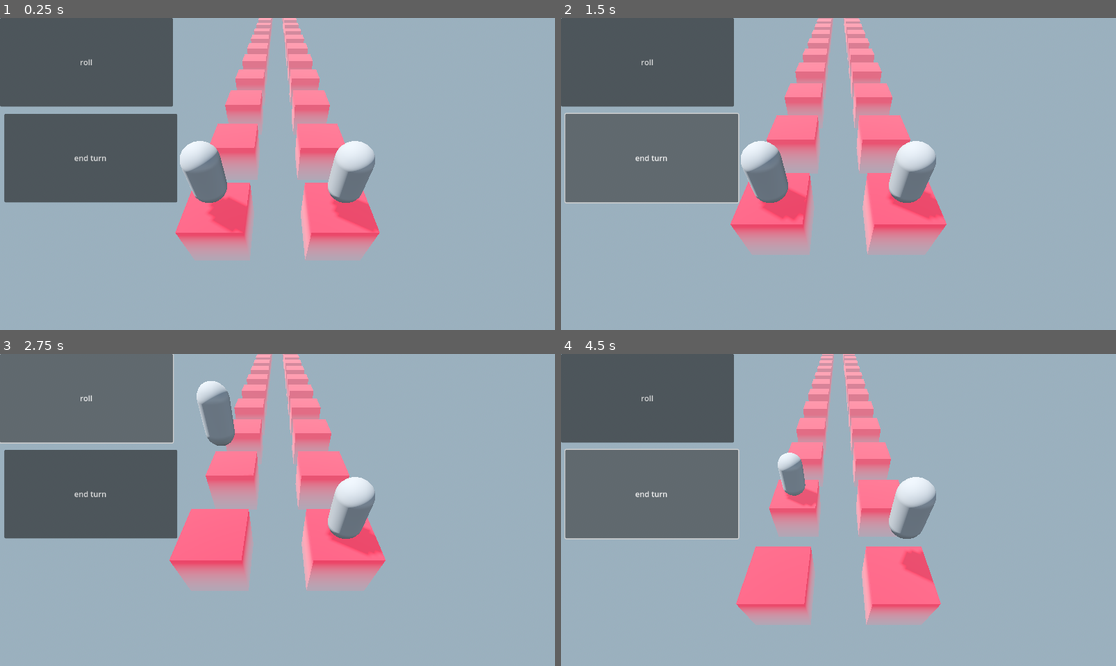
Above: before the commit, frames 1-4 (two rows, left to right).
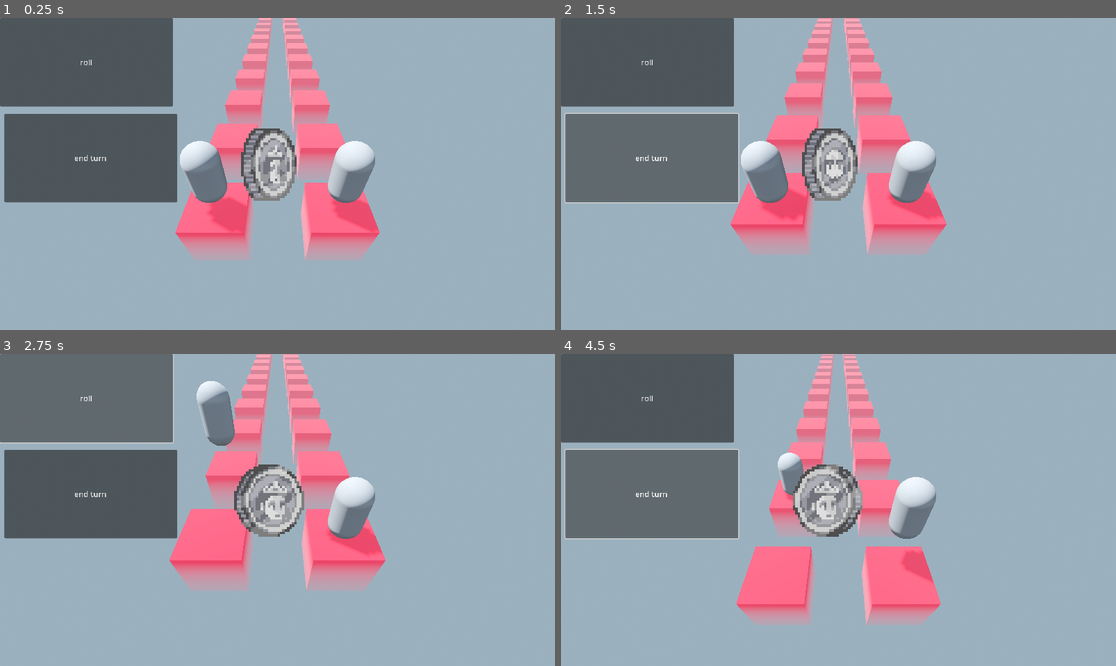
Above: after the commit, the same moments.

Repository: XpolioN2005/ramdon-race
Game: Godot game, scene res://scenes/root.tscn
Same seed, same stepped clock (60 frames per second), same inputs: the game is played once before the commit and once after it.
Inputs:
- Up to frame 1 (0.25 s): no input
- Up to frame 2 (1.5 s): click "roll" at 0.5 s; click "end turn" at 1.25 s
- Up to frame 3 (2.75 s): click "roll" at 2 s
- Up to frame 4 (4.5 s): click "end turn" at 2.75 s; click "roll" at 3.5 s; click "end turn" at 4.25 s

The runs differ from the first frame. In frame 1, 1.8% of the frame differs, in the area x 13-54%, y 13-59%; in frame 2, 1.8%; in frame 3, 2.1%; in frame 4, 2.2%, in the area x 13-55%, y 13-59%.

Commit message:
feat: Add animated silver coin asset and animation

Diff:
--- a/project.godot
+++ b/project.godot
@@ -26,5 +26,6 @@
 
 [rendering]
 
+textures/canvas_textures/default_texture_filter=3
 renderer/rendering_method="gl_compatibility"
 renderer/rendering_method.mobile="gl_compatibility"
--- a/scenes/root.tscn
+++ b/scenes/root.tscn
@@ -1,9 +1,10 @@
-[gd_scene load_steps=8 format=3 uid="uid://cnrsk1f1xwted"]
+[gd_scene load_steps=22 format=3 uid="uid://cnrsk1f1xwted"]
 
 [ext_resource type="PackedScene" uid="uid://bomtc57u6f6pj" path="res://scenes/player/player.tscn" id="1_j5px3"]
 [ext_resource type="Script" uid="uid://bw0lboq6cpcl3" path="res://scripts/root.gd" id="1_lrqlo"]
 [ext_resource type="Script" uid="uid://riwqyshax745" path="res://scripts/entity/entity.gd" id="2_twpsu"]
 [ext_resource type="PackedScene" uid="uid://hd832yv8jmxq" path="res://scenes/platform_spwaner.tscn" id="4_sqa0i"]
+[ext_resource type="Texture2D" uid="uid://csvy8cv013yle" path="res://assest/Coin_Silver/Coin_Silver-Sheet.png" id="5_jh1ax"]
 
 [sub_resource type="ProceduralSkyMaterial" id="ProceduralSkyMaterial_twpsu"]
 sky_horizon_color = Color(0.66224277, 0.6717428, 0.6867428, 1)
@@ -21,6 +22,98 @@
 fog_density = 0.05
 fog_height_density = 2.0
 adjustment_enabled = true
+
+[sub_resource type="AtlasTexture" id="AtlasTexture_kycxp"]
+atlas = ExtResource("5_jh1ax")
+region = Rect2(0, 0, 32, 32)
+
+[sub_resource type="AtlasTexture" id="AtlasTexture_j287u"]
+atlas = ExtResource("5_jh1ax")
+region = Rect2(32, 0, 32, 32)
+
+[sub_resource type="AtlasTexture" id="AtlasTexture_5sfjl"]
+atlas = ExtResource("5_jh1ax")
+region = Rect2(64, 0, 32, 32)
+
+[sub_resource type="AtlasTexture" id="AtlasTexture_3hfy5"]
+atlas = ExtResource("5_jh1ax")
+region = Rect2(96, 0, 32, 32)
+
+[sub_resource type="AtlasTexture" id="AtlasTexture_7pvxh"]
+atlas = ExtResource("5_jh1ax")
+region = Rect2(128, 0, 32, 32)
+
+[sub_resource type="AtlasTexture" id="AtlasTexture_y3xxt"]
+atlas = ExtResource("5_jh1ax")
+region = Rect2(160, 0, 32, 32)
+
+[sub_resource type="AtlasTexture" id="AtlasTexture_xsp7o"]
+atlas = ExtResource("5_jh1ax")
+region = Rect2(192, 0, 32, 32)
+
+[sub_resource type="AtlasTexture" id="AtlasTexture_l5cgh"]
+atlas = ExtResource("5_jh1ax")
+region = Rect2(224, 0, 32, 32)
+
+[sub_resource type="AtlasTexture" id="AtlasTexture_vgks2"]
+atlas = ExtResource("5_jh1ax")
+region = Rect2(256, 0, 32, 32)
+
+[sub_resource type="AtlasTexture" id="AtlasTexture_dylgi"]
+atlas = ExtResource("5_jh1ax")
+region = Rect2(288, 0, 32, 32)
+
+[sub_resource type="AtlasTexture" id="AtlasTexture_jrhyn"]
+atlas = ExtResource("5_jh1ax")
+region = Rect2(320, 0, 32, 32)
+
+[sub_resource type="AtlasTexture" id="AtlasTexture_log26"]
+atlas = ExtResource("5_jh1ax")
+region = Rect2(352, 0, 32, 32)
+
+[sub_resource type="SpriteFrames" id="SpriteFrames_gt4lb"]
+animations = [{
+"frames": [{
+"duration": 1.0,
+"texture": SubResource("AtlasTexture_kycxp")
+}, {
+"duration": 1.0,
+"texture": SubResource("AtlasTexture_j287u")
+}, {
+"duration": 1.0,
+"texture": SubResource("AtlasTexture_5sfjl")
+}, {
+"duration": 1.0,
+"texture": SubResource("AtlasTexture_3hfy5")
+}, {
+"duration": 1.0,
+"texture": SubResource("AtlasTexture_7pvxh")
+}, {
+"duration": 1.0,
+"texture": SubResource("AtlasTexture_y3xxt")
+}, {
+"duration": 1.0,
+"texture": SubResource("AtlasTexture_xsp7o")
+}, {
+"duration": 1.0,
+"texture": SubResource("AtlasTexture_l5cgh")
+}, {
+"duration": 1.0,
+"texture": SubResource("AtlasTexture_vgks2")
+}, {
+"duration": 1.0,
+"texture": SubResource("AtlasTexture_dylgi")
+}, {
+"duration": 1.0,
+"texture": SubResource("AtlasTexture_jrhyn")
+}, {
+"duration": 1.0,
+"texture": SubResource("AtlasTexture_log26")
+}],
+"loop": true,
+"name": &"default",
+"speed": 15.0
+}]
 
 [node name="root" type="Node3D"]
 script = ExtResource("1_lrqlo")
@@ -62,5 +155,25 @@
 offset_bottom = 383.0
 text = "end turn"
 
+[node name="Control" type="Control" parent="CanvasLayer"]
+layout_mode = 3
+anchors_preset = 8
+anchor_left = 0.5
+anchor_top = 0.5
+anchor_right = 0.5
+anchor_bottom = 0.5
+offset_left = -20.0
+offset_top = -20.0
+offset_right = 20.0
+offset_bottom = 20.0
+grow_horizontal = 2
+grow_vertical = 2
+
+[node name="AnimatedSprite3D" type="AnimatedSprite2D" parent="CanvasLayer/Control"]
+scale = Vector2(5, 5)
+sprite_frames = SubResource("SpriteFrames_gt4lb")
+autoplay = "default"
+frame_progress = 0.41994742
+
 [connection signal="pressed" from="CanvasLayer/Button" to="player" method="start_turn"]
 [connection signal="pressed" from="CanvasLayer/Button2" to="player" method="_end_turn"]
Binary file added: assest/Coin_Silver/Coin_Silver-Sheet.png
Not shown, added: assest/Coin_Silver/Coin_Silver-Sheet.png.import
Binary file added: assest/Coin_Silver/Coin_Silver.aseprite
